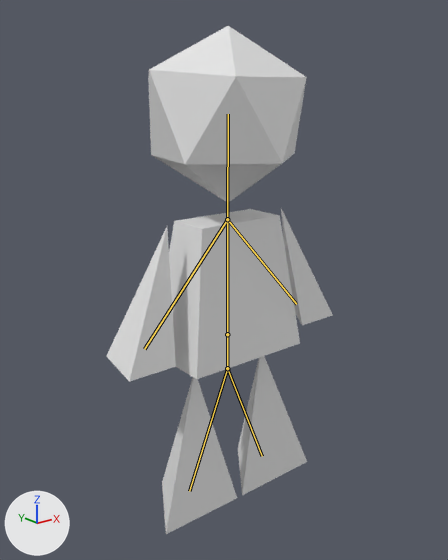
A saved change to the Blender file art/avatar/model.blend.
Before and after are seen from a 50 mm camera at (-0.943, -1.163, 1.072) aimed at (0.006, 0.023, 0.597). Every picture has the same lights, and +X, +Y and +Z are marked at lower left. The first picture is the older version. The bones that bend it are drawn over the model as lines.

The first picture shows 'Head', 'LeftArm', 'LeftLeg', 'RightArm', 'RightLeg', 'Torso'.
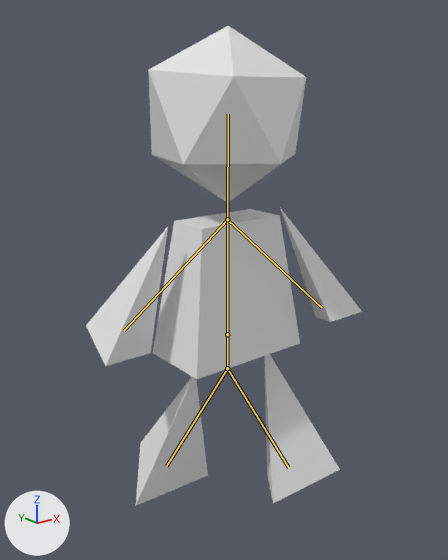
The newer file adds an action. The first version stands in its rest pose; the second is drawn at frame 9 of the action 'Walk'.

The edits, one by one:
Bone 'RightLeg' (bone_rightleg) turns from (0, 0, 0) to (2, -7, -19) degrees about its own x, y and z.
Bone 'LeftLeg' (bone_leftleg) turns from (0, 0, 0) to (0, -8, -19) degrees about its own x, y and z.
Bone 'RightArm' (bone_rightarm) turns from (0, 0, 0) to (15, -13, -2) degrees about its own x, y and z.
Bone 'LeftArm' (bone_leftarm) turns from (0, 0, 0) to (-15, -13, 2) degrees about its own x, y and z.

Changed parts and their boxes [x1, y1, x2, y2] in the pictures (448 x 560 px):
'Head', posed: before [148, 26, 307, 203]; after [148, 26, 306, 203]
'LeftLeg', posed (18% shorter): before [162, 377, 237, 534]; after [136, 377, 208, 506]
'RightLeg', posed (10% wider, 7% taller): before [238, 356, 307, 495]; after [264, 354, 340, 503]
'LeftArm', posed (17% wider, 10% shorter): before [106, 227, 176, 382]; after [86, 227, 168, 366]
'RightArm', posed (57% wider): before [281, 209, 333, 325]; after [280, 208, 362, 322]
bone 'RightLeg', root to tip: before (227, 368) to (262, 456); after (227, 368) to (288, 467)
bone 'LeftLeg', root to tip: before (227, 368) to (189, 491); after (227, 368) to (166, 466)
bone 'RightArm', root to tip: before (227, 219) to (296, 304); after (227, 219) to (321, 307)
bone 'LeftArm', root to tip: before (227, 219) to (144, 349); after (227, 219) to (124, 330)
